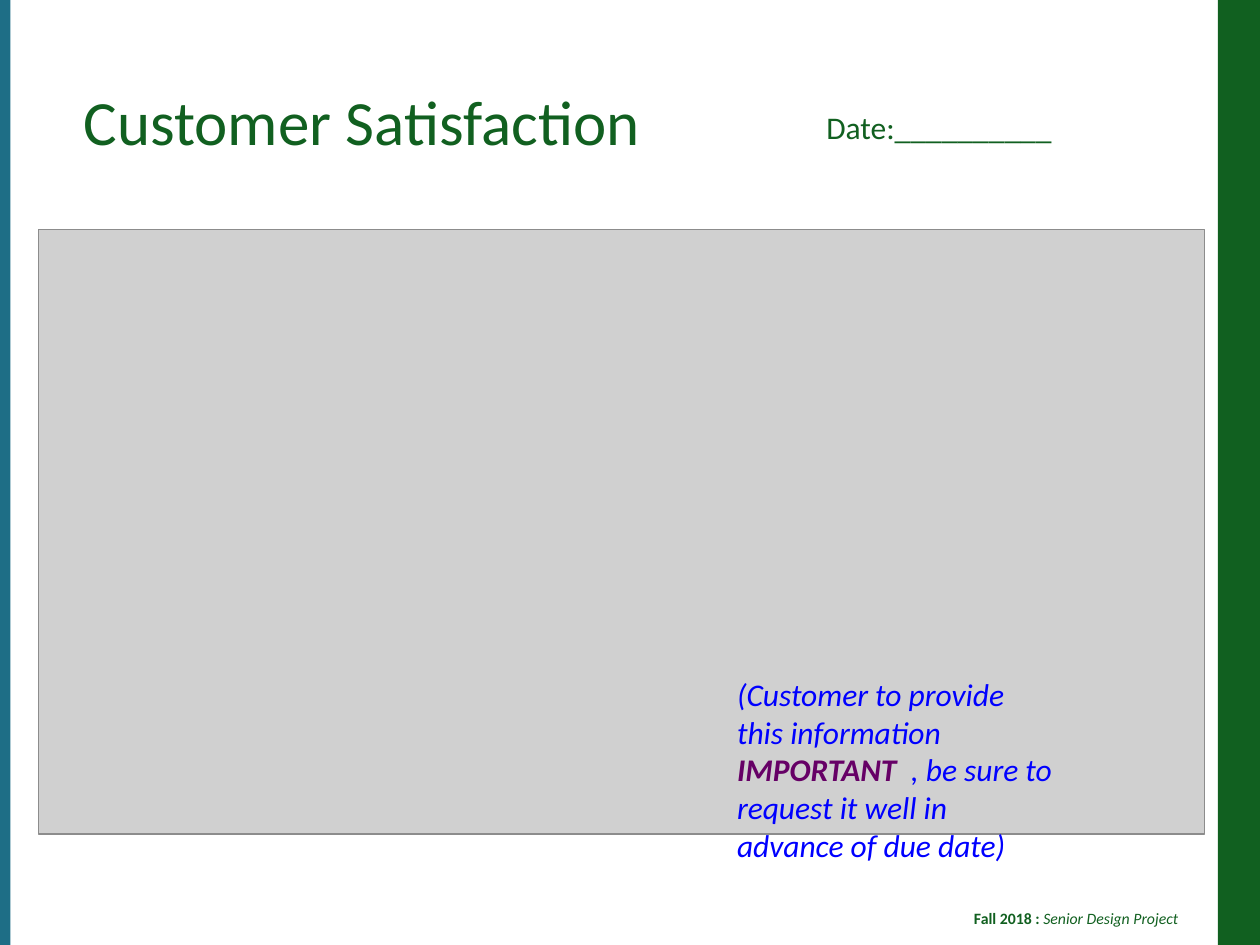
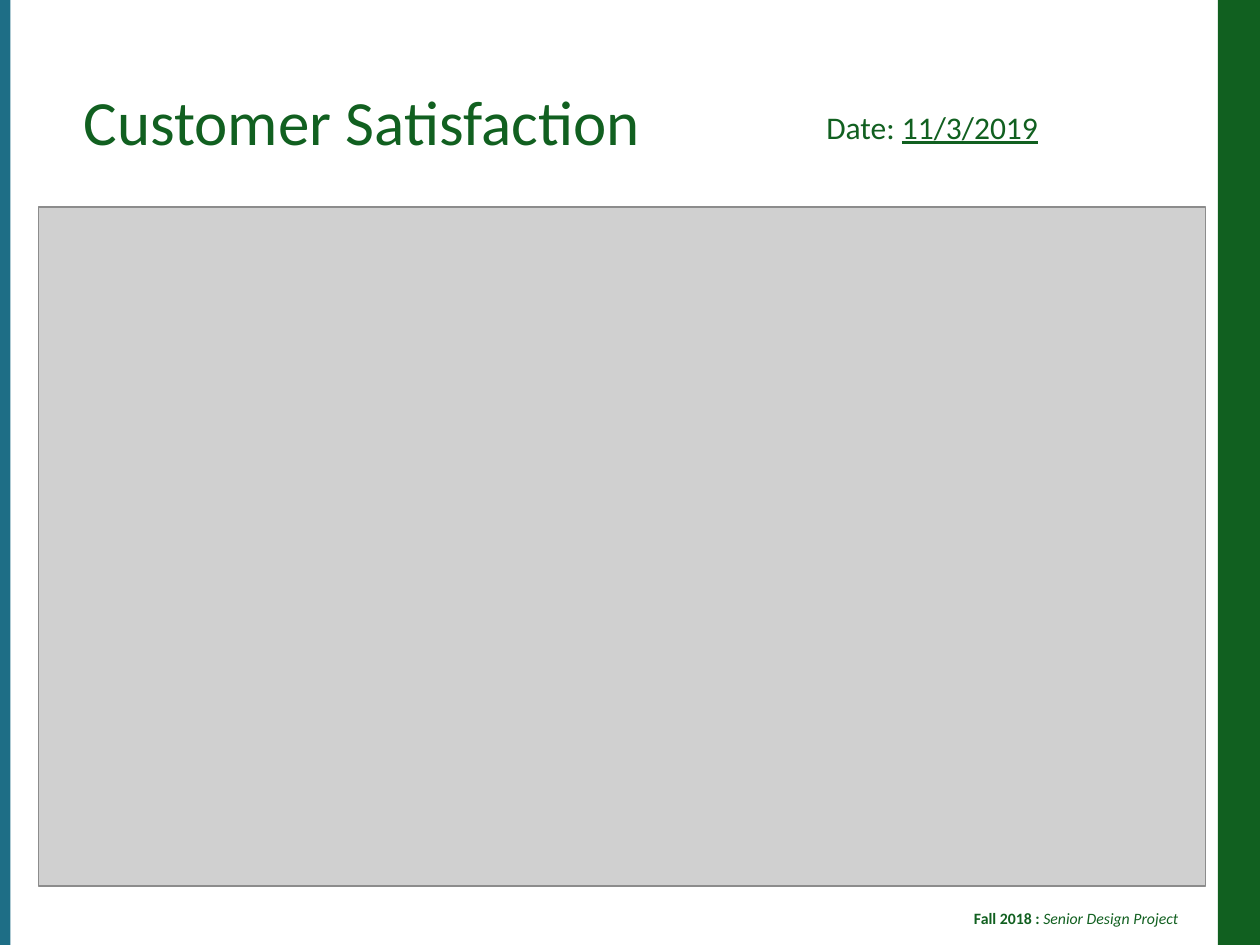
Before and after one commit to jcogs89/LMC-Packer-Loader, a slide deck: slide 4 of Assignments/T11-Monthly _Report.pptx. Drawn at 1260x945 pixels with LibreOffice and Linux fonts; fonts in the diff are those of the drawing; grey boxes stand for pictures; background and template pictures are left out. Boxes give left, top, right and bottom in pixels: in the first picture for what was removed or moved away, otherwise in the second. Text is boxed around its words. In the diff, an @@ line names an element or a change of style, - is before the commit and + after.

```diff
--- a/Assignments/T11-Monthly _Report.pptx
+++ b/Assignments/T11-Monthly _Report.pptx
@@ text at <box>826,117,1038,144</box>: text changed @@
-Date:__________
+Date: 11/3/2019
@@ picture: place and size @@
-picture at <box>39,229,1205,834</box>
+picture at <box>39,207,1206,886</box>
@@ text removed at <box>737,683,1051,861</box> @@
-(Customer to provide this information
-IMPORTANT , be sure to request it well in advance of due date)
```
Also in this commit, not shown: 2 other slides changed, 1 slide added, 1 slide removed, 7 other files.
